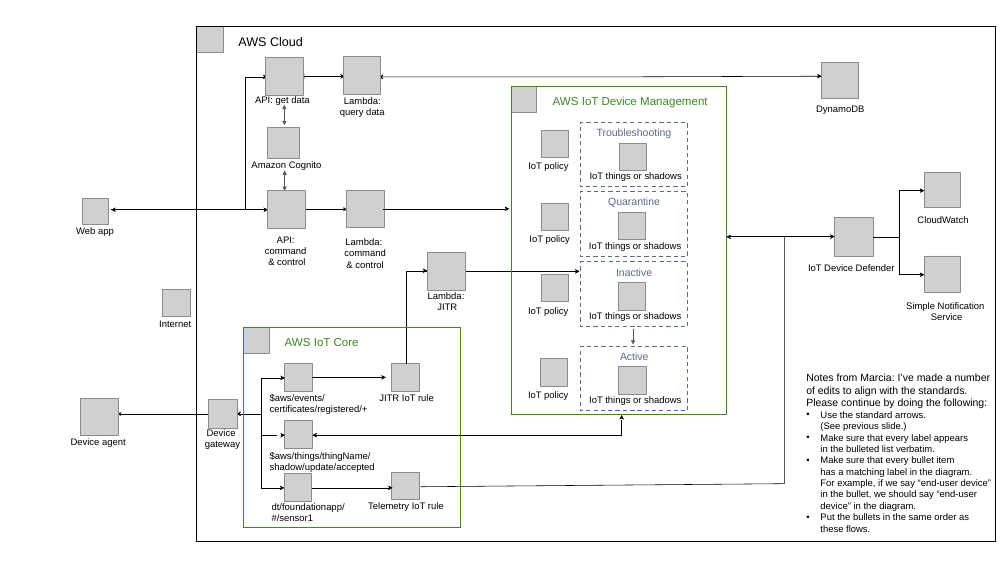
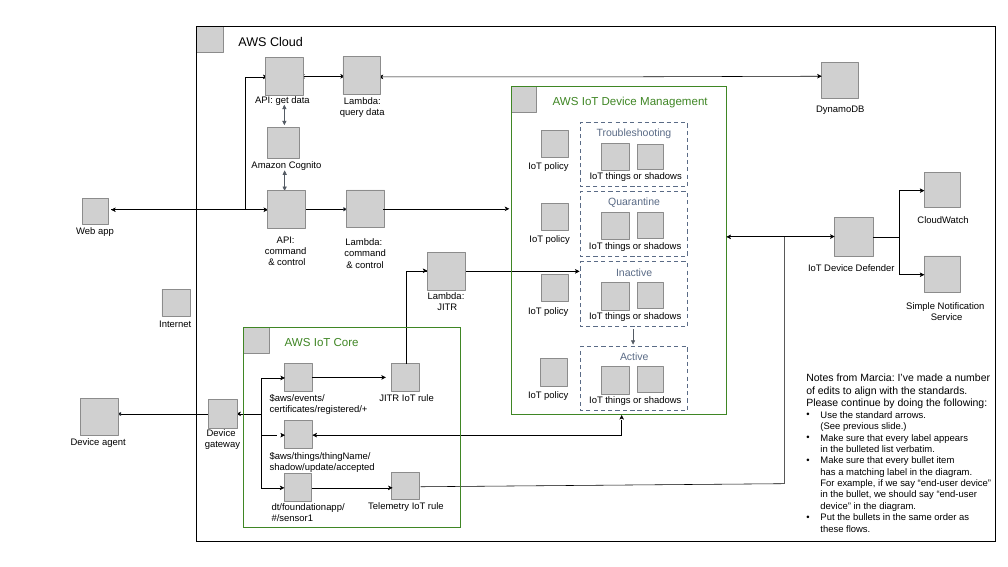
Before and after one commit to aws-quickstart/quickstart-iot-connectivity-security, a slide deck: slide 2 of docs/images/iot-connectivity-security-architecture-diagram.pptx. Drawn at 1008x567 pixels with LibreOffice and Linux fonts; fonts in the diff are those of the drawing; grey boxes stand for pictures. Boxes give left, top, right and bottom in pixels: in the first picture for what was removed or moved away, otherwise in the second. Text is boxed around its words. In the diff, an @@ line names an element or a change of style, - is before the commit and + after.

```diff
--- a/docs/images/iot-connectivity-security-architecture-diagram.pptx
+++ b/docs/images/iot-connectivity-security-architecture-diagram.pptx
@@ 4 pictures moved together from (x1=619, y1=144, x2=647, y2=394) to (x1=602, y1=144, x2=629, y2=394) @@
@@ picture added at (x1=637, y1=144, x2=663, y2=170) @@
@@ picture added at (x1=637, y1=213, x2=663, y2=239) @@
@@ picture added at (x1=637, y1=283, x2=663, y2=309) @@
@@ picture added at (x1=637, y1=367, x2=663, y2=392) @@
```
Also in this commit, not shown: 1 other file.
